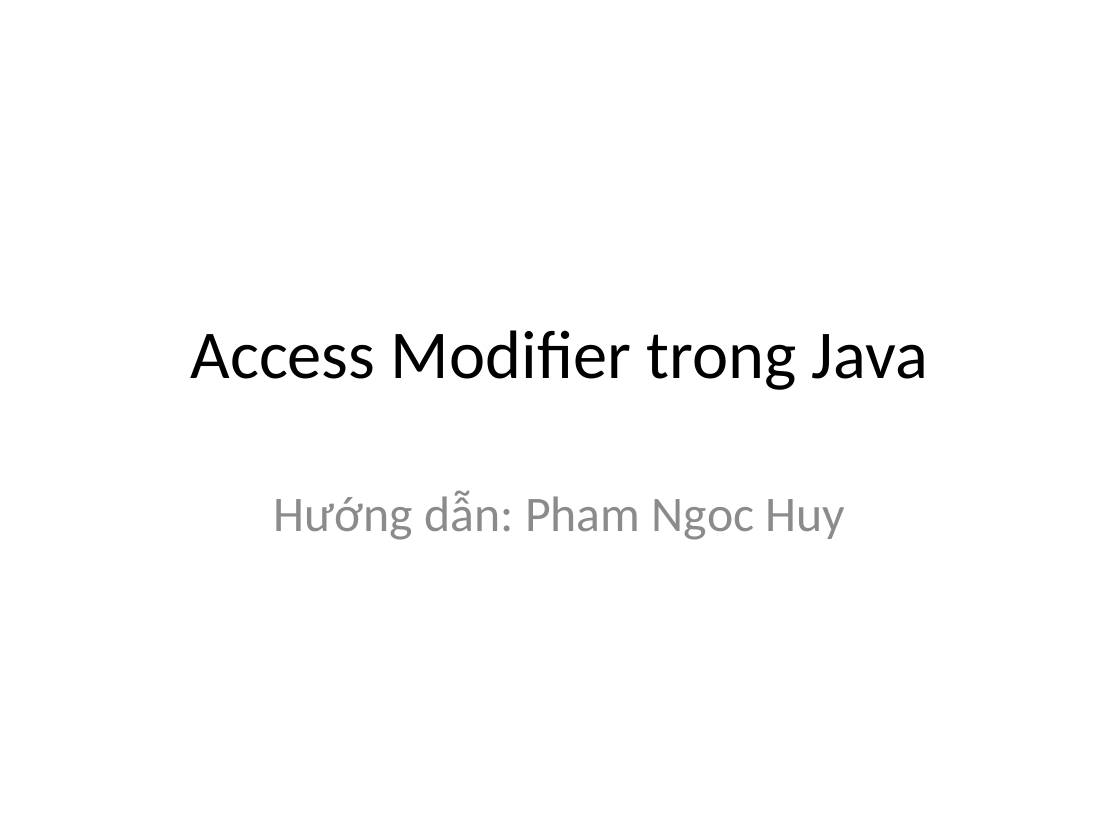
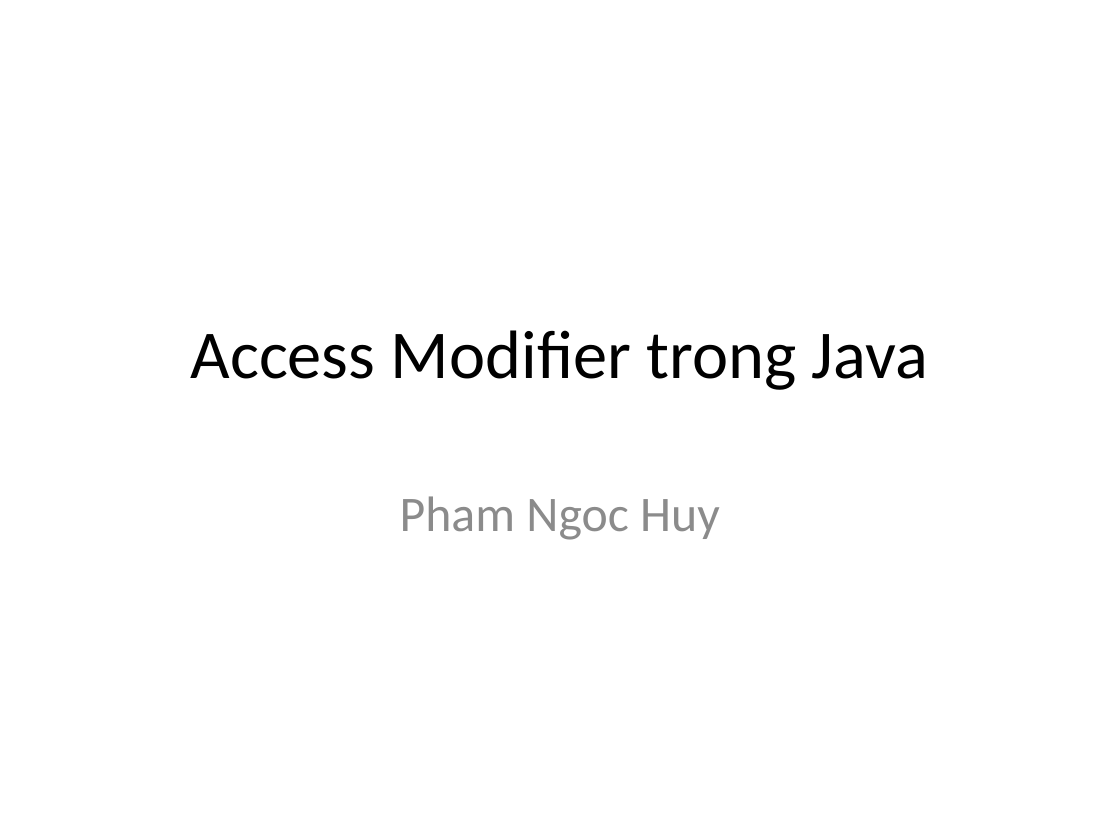
Before and after one commit to phithanh97cs/T3H, a slide deck: slide 1 of 3. Back-end/1. JavaCore/4. Access Modifier trong java.pptx. Drawn at 1120x840 pixels with LibreOffice and Linux fonts; fonts in the diff are those of the drawing. Boxes give left, top, right and bottom in pixels: in the first picture for what was removed or moved away, otherwise in the second. Text is boxed around its words. In the diff, an @@ line names an element or a change of style, - is before the commit and + after.

Commit message:
add slides

```diff
--- a/3. Back-end/1. JavaCore/4. Access Modifier trong java.pptx
+++ b/3. Back-end/1. JavaCore/4. Access Modifier trong java.pptx
@@ subtitle at box(400, 496, 720, 540): text changed @@
-Hướng dẫn: Pham Ngoc Huy
+Pham Ngoc Huy
```
Also in this commit, not shown: 3 other slides changed, 1 slide added, 2 other files.
